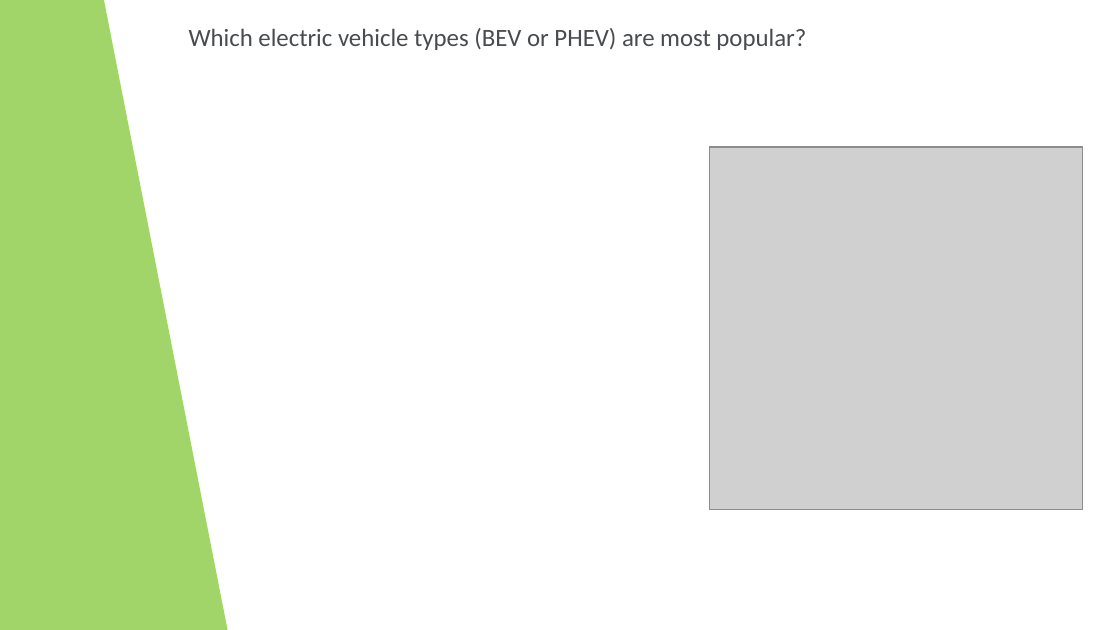
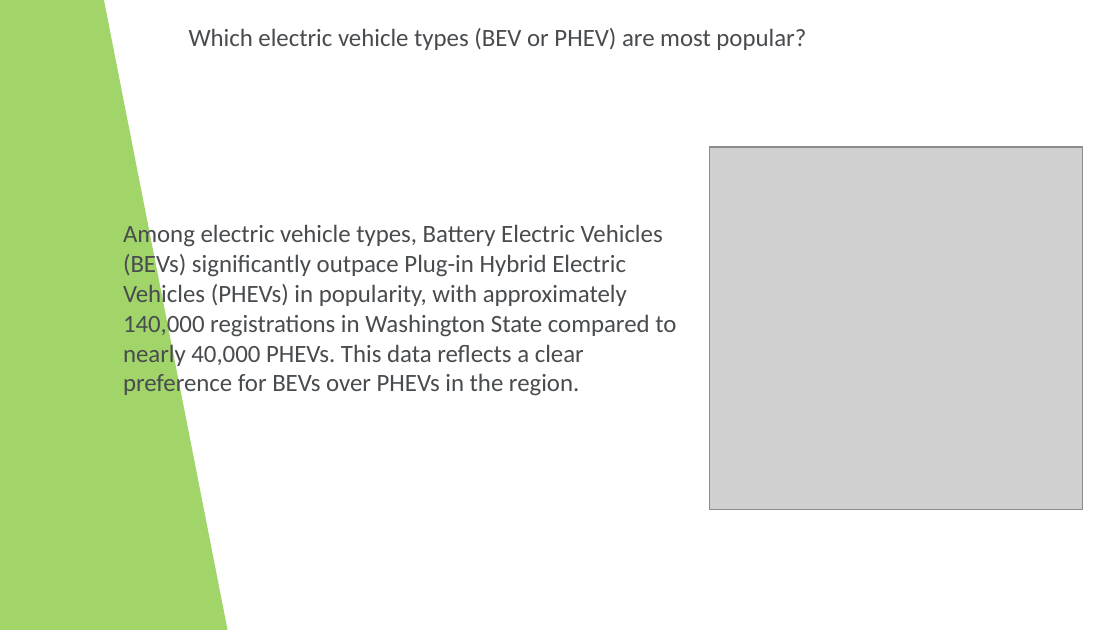
Before and after one commit to dimfrd/Electric-Vehicles-EDA, a slide deck: slide 6 of Presentation/Electric Vehicles in Washington - Presentation.pptx (slide 4 before the commit). Drawn at 1120x630 pixels with LibreOffice and Linux fonts; fonts in the diff are those of the drawing; grey boxes stand for pictures; background and template pictures are left out. Boxes give left, top, right and bottom in pixels: in the first picture for what was removed or moved away, otherwise in the second. Text is boxed around its words. In the diff, an @@ line names an element or a change of style, - is before the commit and + after.

```diff
--- a/Presentation/Electric Vehicles in Washington - Presentation.pptx
+++ b/Presentation/Electric Vehicles in Washington - Presentation.pptx
@@ text added at (123,222,676,397), 16 pt, text #494C4F @@
+Among electric vehicle types, Battery Electric Vehicles (BEVs) significantly outpace Plug-in Hybrid Electric Vehicles (PHEVs) in popularity, with approximately 140,000 registrations in Washington State compared to nearly 40,000 PHEVs. This data reflects a clear preference for BEVs over PHEVs in the region.
```
Also in this commit, not shown: 2 other slides changed, 3 slides added, 3 slides removed, 2 other files.
